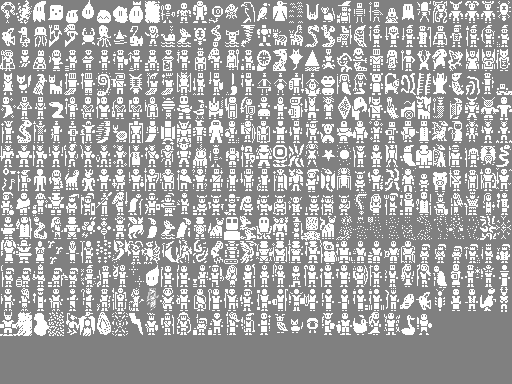
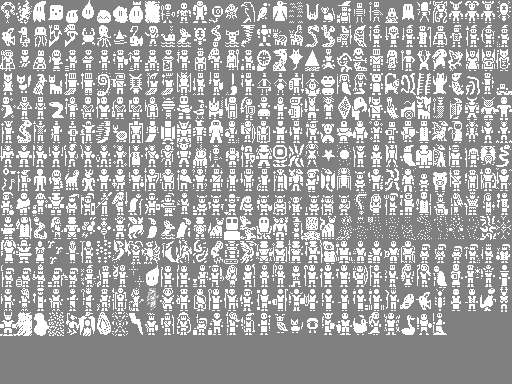
Comparing the layer stacks of the two 512px x 384px images. Changes:
painted on "creature_sprites.png" over <box>433,313,447,335</box>
